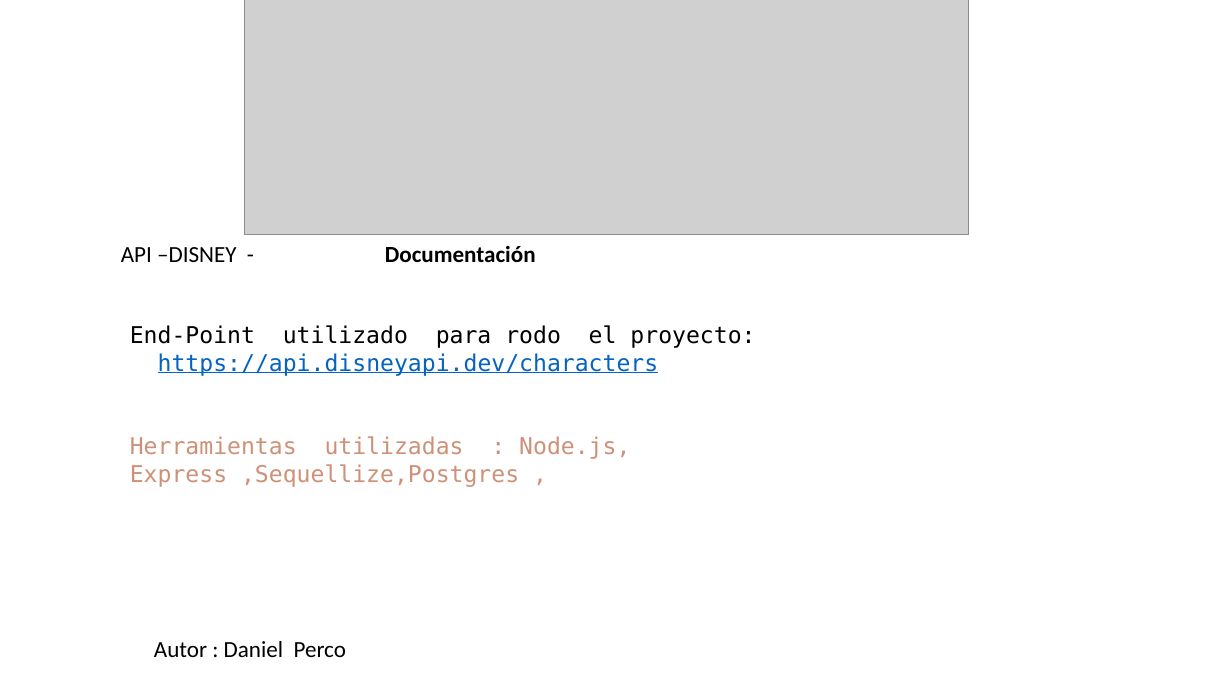
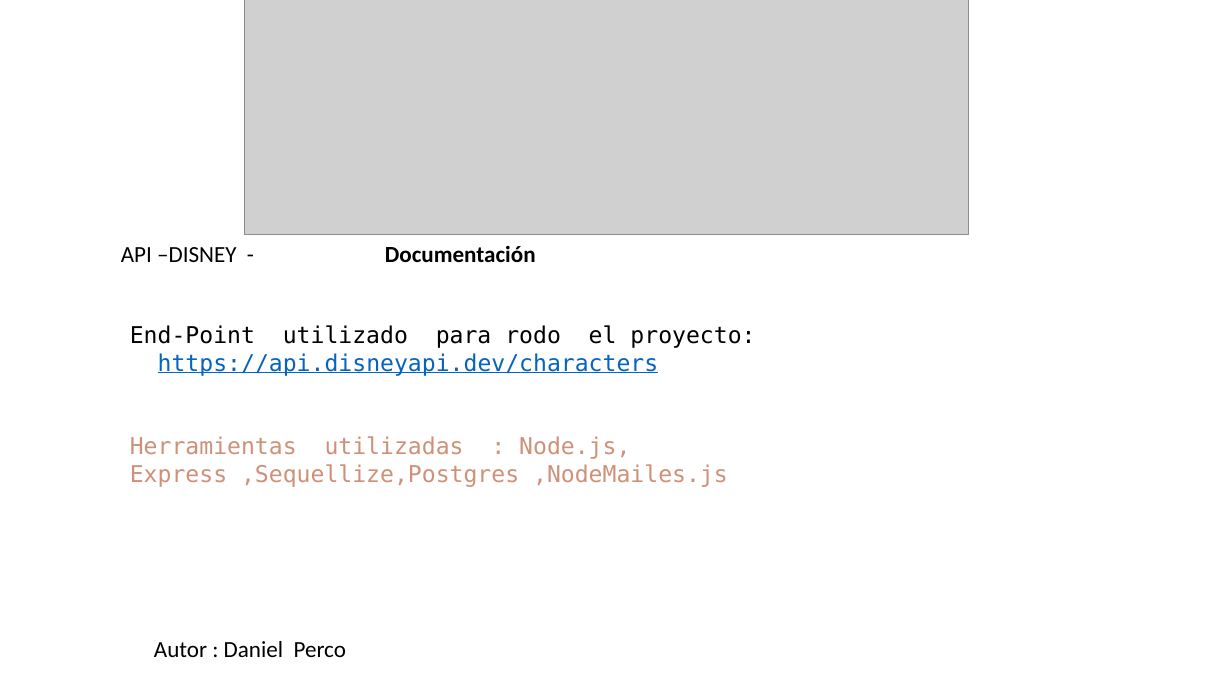
Before and after one commit to dperco/desafio_Alkemy, a slide deck: slide 1 of api_disney/documento_api.pptx. Drawn at 1232x693 pixels with LibreOffice and Linux fonts; fonts in the diff are those of the drawing; grey boxes stand for pictures. Boxes give left, top, right and bottom in pixels: in the first picture for what was removed or moved away, otherwise in the second. Text is boxed around its words. In the diff, an @@ line names an element or a change of style, - is before the commit and + after.

```diff
--- a/api_disney/documento_api.pptx
+++ b/api_disney/documento_api.pptx
@@ text at (130,436,728,487): text changed @@
-Herramientas utilizadas : Node.js, Express ,Sequellize,Postgres ,
+Herramientas utilizadas : Node.js, Express ,Sequellize,Postgres ,NodeMailes.js
```
Also in this commit, not shown: 9 other slides changed, 5 slides removed, 4 other files.
